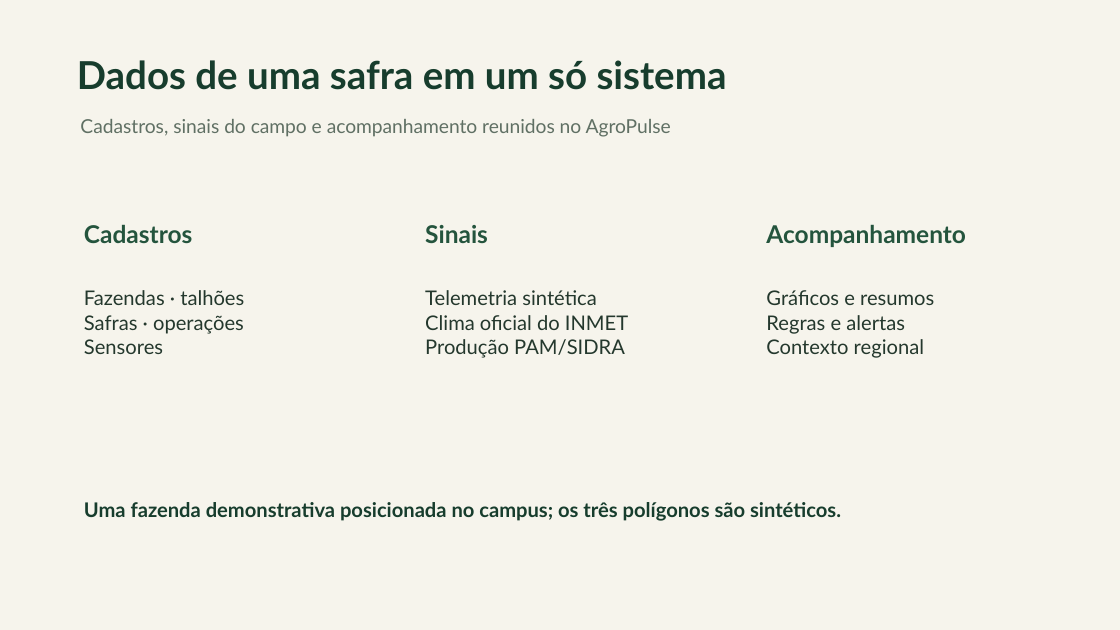
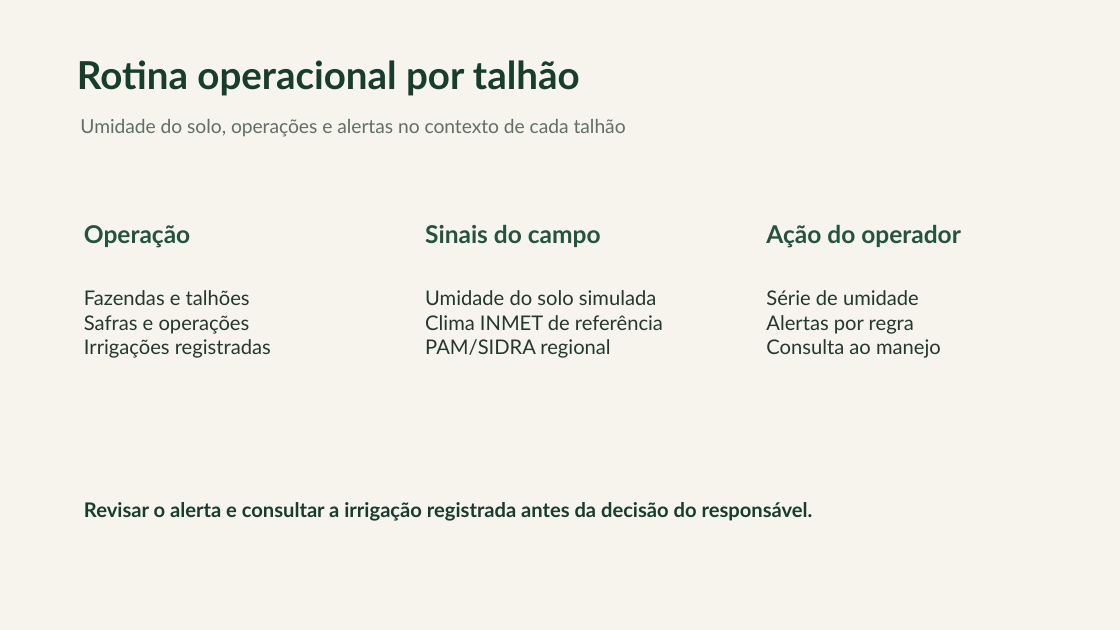
Before and after one commit to Vitor-Studzieski/AgroPulse, a slide deck: slide 2 of docs/apresentacao/AgroPulse-IAL-215.pptx. Drawn at 1120x630 pixels with LibreOffice and Linux fonts; fonts in the diff are those of the drawing. Boxes give left, top, right and bottom in pixels: in the first picture for what was removed or moved away, otherwise in the second. Text is boxed around its words. In the diff, an @@ line names an element or a change of style, - is before the commit and + after.

```diff
--- a/docs/apresentacao/AgroPulse-IAL-215.pptx
+++ b/docs/apresentacao/AgroPulse-IAL-215.pptx
@@ text at bbox=[77, 60, 580, 96]: text changed @@
-Dados de uma safra em um só sistema
+Rotina operacional por talhão
@@ text at bbox=[80, 119, 626, 137]: text changed @@
-Cadastros, sinais do campo e acompanhamento reunidos no AgroPulse
+Umidade do solo, operações e alertas no contexto de cada talhão
@@ text at bbox=[84, 225, 190, 248]: text changed @@
-Cadastros
+Operação
@@ text at bbox=[425, 224, 601, 247]: text changed @@
-Sinais
+Sinais do campo
@@ text at bbox=[766, 224, 961, 248]: text changed @@
-Acompanhamento
+Ação do operador
@@ text at bbox=[84, 290, 271, 358]: text changed @@
-Fazendas · talhões
-Safras · operações
-Sensores
+Fazendas e talhões
+Safras e operações
+Irrigações registradas
@@ text at bbox=[425, 290, 663, 358]: text changed @@
-Telemetria sintética
-Clima oficial do INMET
-Produção PAM/SIDRA
+Umidade do solo simulada
+Clima INMET de referência
+PAM/SIDRA regional
@@ text at bbox=[766, 290, 941, 358]: text changed @@
-Gráficos e resumos
-Regras e alertas
-Contexto regional
+Série de umidade
+Alertas por regra
+Consulta ao manejo
@@ text at bbox=[84, 502, 813, 521]: text changed @@
-Uma fazenda demonstrativa posicionada no campus; os três polígonos são sintéticos.
+Revisar o alerta e consultar a irrigação registrada antes da decisão do responsável.
```
Also in this commit, not shown: 3 other slides changed, 41 other files.
